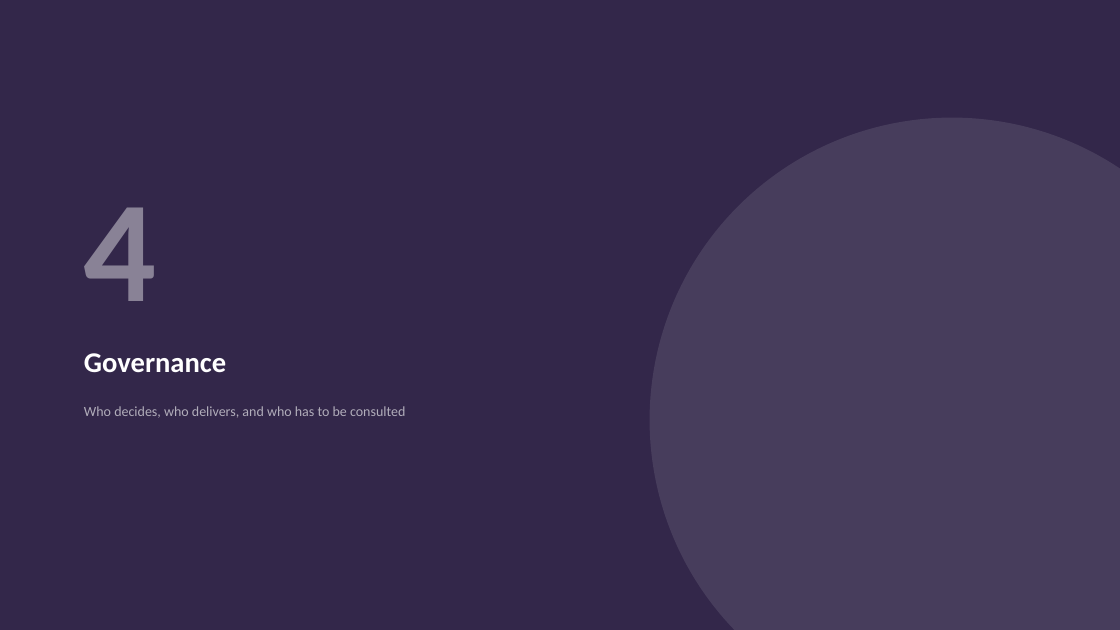
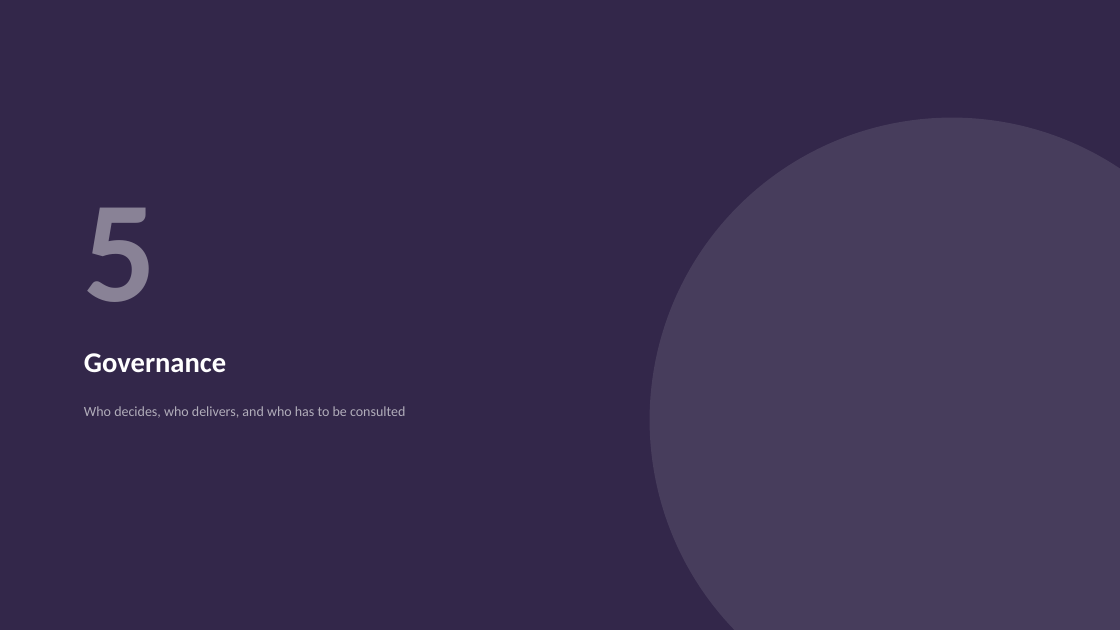
Before and after one commit to morichtereur/deckpilot, a slide deck: slide 17 of examples/deck.pptx (slide 15 before the commit). Drawn at 1120x630 pixels with LibreOffice and Linux fonts; fonts in the diff are those of the drawing. Boxes give left, top, right and bottom in pixels: in the first picture for what was removed or moved away, otherwise in the second. Text is boxed around its words. In the diff, an @@ line names an element or a change of style, - is before the commit and + after.

```diff
--- a/examples/deck.pptx
+++ b/examples/deck.pptx
@@ text at <box>84,208,157,302</box>: text changed @@
-4
+5
```
Also in this commit, not shown: 13 other slides changed, 2 slides added, 22 other files.
